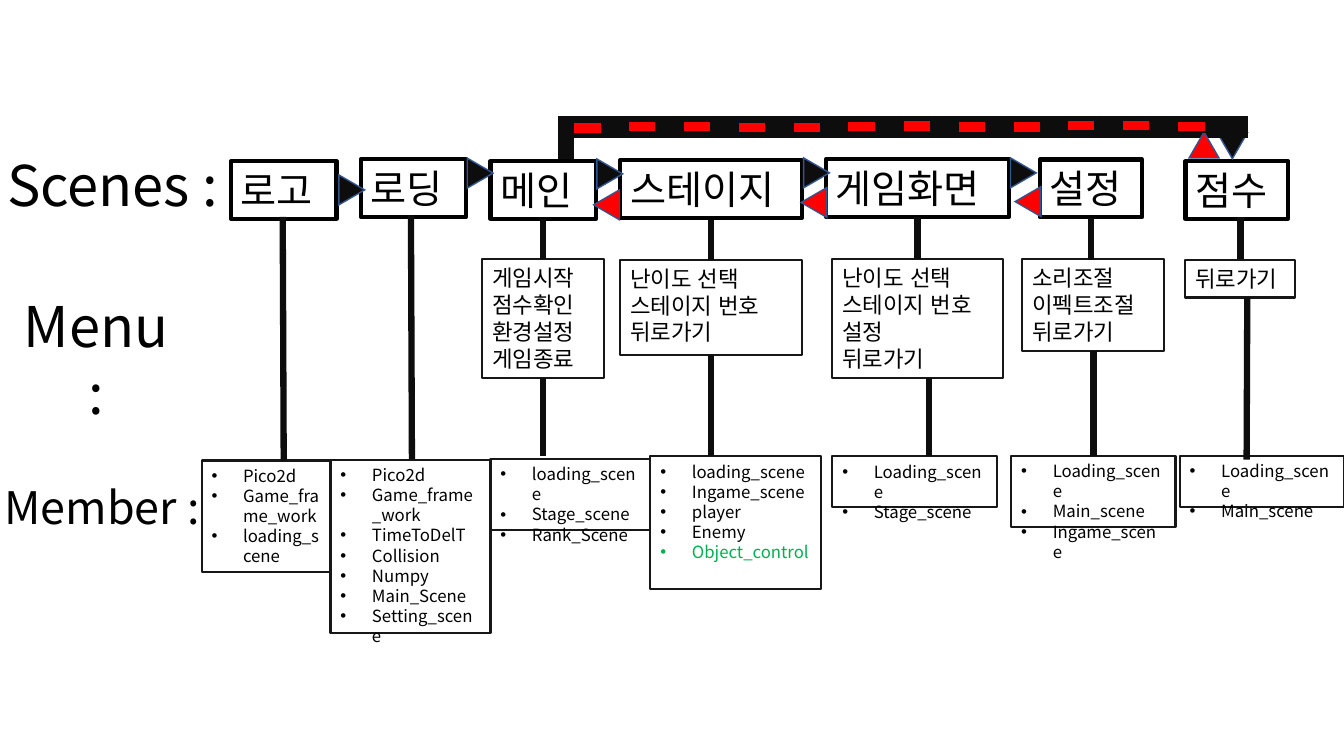
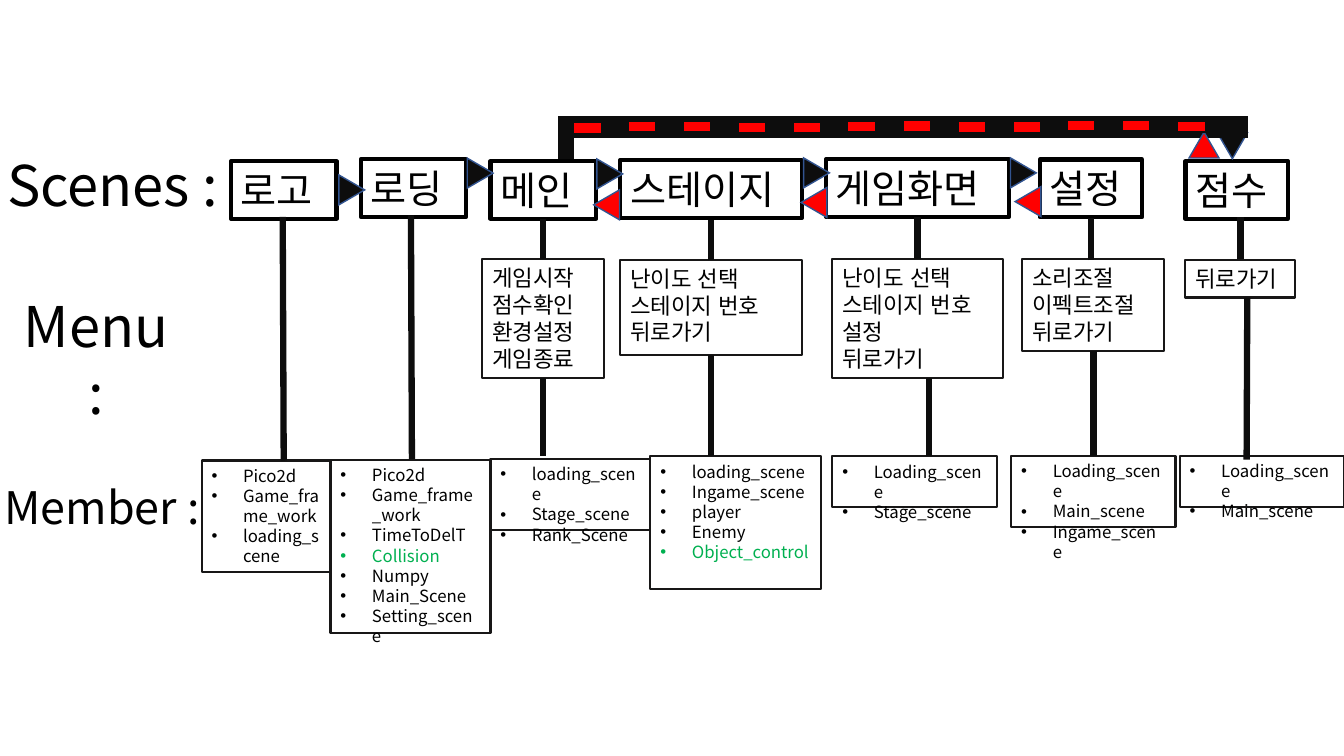
Before and after one commit to andy2276/kim, a slide deck: slide 17 of 2Dproject/20180925_2DprojectPPT_ver6_ppt.pptx (slide 18 before the commit). Drawn at 1344x756 pixels with LibreOffice and Linux fonts; fonts in the diff are those of the drawing. Boxes give left, top, right and bottom in pixels: in the first picture for what was removed or moved away, otherwise in the second. Text is boxed around its words. In the diff, an @@ line names an element or a change of style, - is before the commit and + after.

```diff
--- a/2Dproject/20180925_2DprojectPPT_ver6_ppt.pptx
+++ b/2Dproject/20180925_2DprojectPPT_ver6_ppt.pptx
@@ text in rectangle at [372,548,440,563]: text colour #000000 to #00B050 in "Collision" @@
```
Also in this commit, not shown: 1 other slide changed, 1 slide added, 4 slides removed, 22 other files.
